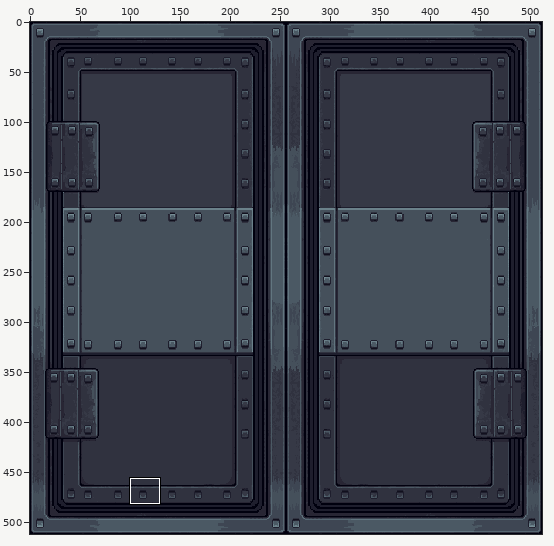
Pixel-art file: assets/textures/asepritefiles/door-autoload.aseprite. The first picture is a wide view before the edit; the outline marks the close-up.
Close-up. Old version:
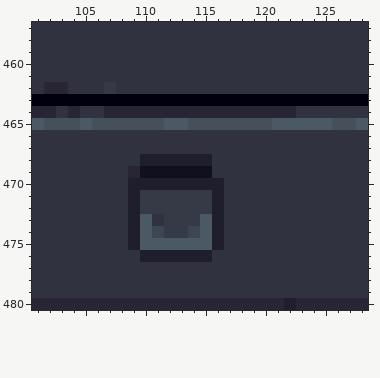
512x512 pixels, 1 frame. Colours within 5 levels of each other are drawn and written as one. Shown: x 101..128, y 457..480. The commit also changed other parts of the picture, which this record leaves out.
After the commit:
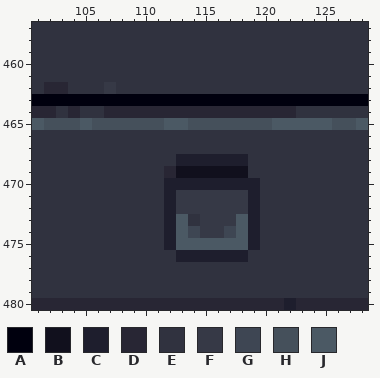
Palette (. is transparent): A #00000e  B #11101d  C #1e1e2d  D #282634  E #30323f  F #363946  G #3e4653  H #45505b  J #4b5964
Diff:
y 468: x 110..112 CCC -> EEE; x 116..118 EEE -> CCC
y 469: x 109..112 DBBB -> EEED; x 116..118 EEE -> BBB
y 470: x 109..111 CCC -> EEE; x 117..119 EEE -> CCC
y 471..472: x 109..112 CFFF -> EEEC; x 116..119 CEEE -> FFFC
y 473: x 109..110 CJ -> EE; x 112..119 FFFJCEEE -> CJEFFFJC
y 474: x 109..113 CJGFF -> EEECJ; x 115..119 JCEEE -> FFGJC
y 475: x 109..112 CJJJ -> EEEC; x 116..119 CEEE -> JJJC
y 476: x 110..112 CCC -> EEE; x 116..118 EEE -> CCC
Pixel boxes of the changes (left, top, right, bottom) in both close-ups:
changed: (128, 154, 260, 262)
